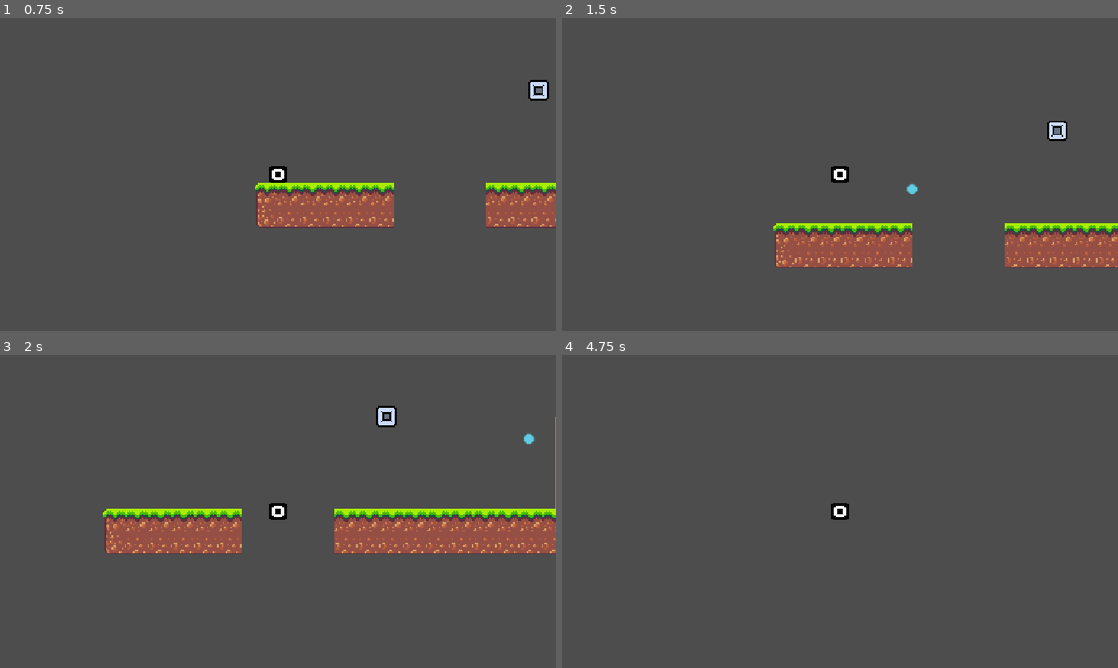
Above: before the commit, frames 1-4 (two rows, left to right).
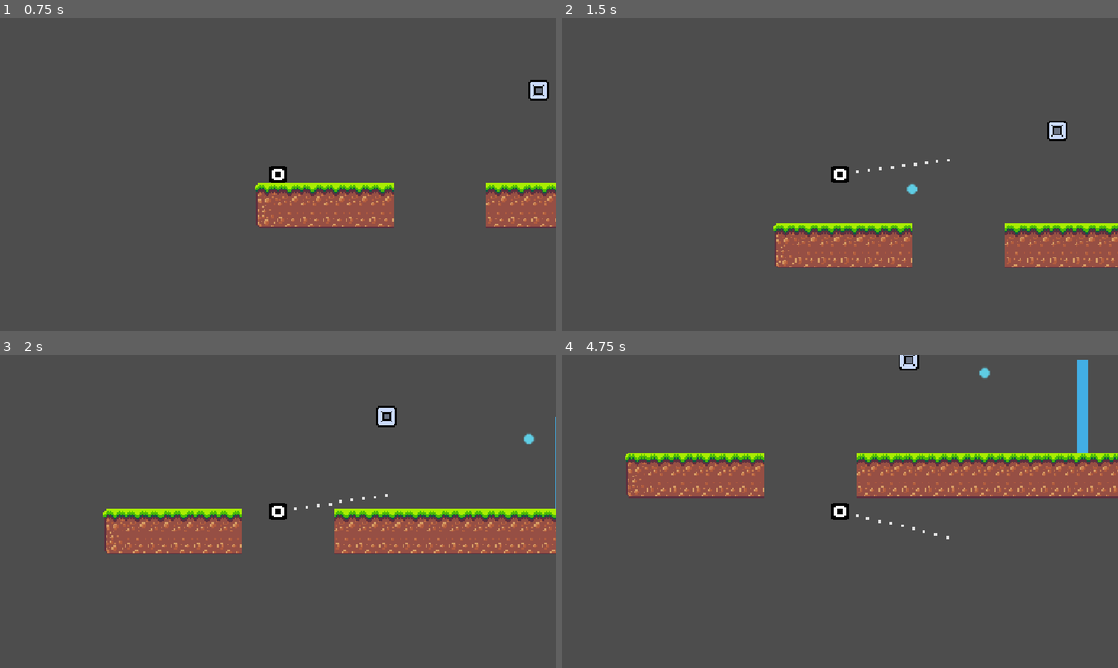
Above: after the commit, the same moments.

Repository: nalkn/rebound-rocket
Game: Godot game, scene res://nodes/menu.tscn
Same seed, same stepped clock (60 frames per second), same inputs: the game is played once before the commit and once after it. Sound files missing from this copy of the repository are replaced by a short silence.
Inputs (mouse positions are in pixels of both pictures, inside the frame that each line leads up to):
- Up to frame 1 (0.75 s): click "Jouer" at 0.5 s
- Up to frame 2 (1.5 s): tap Enter (ui_accept) at 1.25 s; move the mouse to (962, 158) at 1.27 s; press the mouse at (962, 158) at 1.28 s; hold Right (ui_right) from 1.28 s (still down)
- Up to frame 3 (2 s): keep holding Right (ui_right); tap Enter (ui_accept) at 1.52 s
- Up to frame 4 (4.75 s): move the mouse to (728, 527) at 2.02 s; release the mouse at (728, 527) at 2.03 s; click (728, 527) at 2.1 s; tap Enter (ui_accept) at 2.27, 3.77, 4.52 s; move the mouse to (895, 442) at 2.77 s; release Right (ui_right) at 2.78 s; press the mouse at (895, 442) at 2.78 s; hold Left (ui_left) 2.78-3.53 s; move the mouse to (812, 574) at 3.52 s; release the mouse at (812, 574) at 3.53 s; hold Right (ui_right) from 3.53 s (still down); click (812, 574) at 3.6 s; move the mouse to (1006, 558) at 4.27 s; press the mouse at (1006, 558) at 4.28 s

Frame 1 is identical in both runs. In frame 2, less than 0.1% of the frame differs, in the area x 52-70%, y 45-50%; in frame 3, less than 0.1%; in frame 4, 11%, in the area x 11-100%, y 0-59%.

Commit message:
feat(player): add aiming dots and respawn

Diff:
--- a/my_player.gd
+++ b/my_player.gd
@@ -2,6 +2,7 @@
 
 const SPEED = 150.0
 const JUMP_VELOCITY = -225.0
+const SFX_SHOOT := preload("res://assets/audio/shoot.wav")
 
 
 func _physics_process(delta: float) -> void:
@@ -18,6 +19,37 @@
 		velocity.x = move_toward(velocity.x, 0, SPEED)
 
 	move_and_slide()
+	if global_position.y > 220.0:
+		respawn()
+		return
+	for i in get_slide_collision_count():
+		if get_slide_collision(i).get_collider() is LaserGate:
+			respawn()
+			break
+	queue_redraw()
+
+
+func _draw() -> void:
+	var to_mouse := get_local_mouse_position()
+	var dist := to_mouse.length()
+	if dist < 4.0:
+		return
+	var dir := to_mouse / dist
+	var max_len := minf(dist, 80.0)
+	var d := 12.0
+	while d <= max_len:
+		var p := (dir * d).round()
+		draw_rect(Rect2(p - Vector2(1, 1), Vector2(2, 2)), Color(1.0, 1.0, 1.0, 0.85))
+		d += 8.0
+
+
+func respawn() -> void:
+	velocity = Vector2.ZERO
+	var level_container := get_parent().get_node_or_null("LevelContainer")
+	if level_container and level_container.get_child_count() > 0:
+		var level := level_container.get_child(0) as BaseLevel
+		if level:
+			global_position = level.get_spawn_position()
 
 
 func _unhandled_input(event: InputEvent) -> void:
@@ -26,6 +58,11 @@
 
 
 func shoot() -> void:
+	var sfx := AudioStreamPlayer.new()
+	sfx.stream = SFX_SHOOT
+	sfx.finished.connect(sfx.queue_free)
+	add_child(sfx)
+	sfx.play()
 	var p := Projectile.new()
 	p.direction = (get_global_mouse_position() - global_position).normalized()
 	p.add_collision_exception_with(self)
